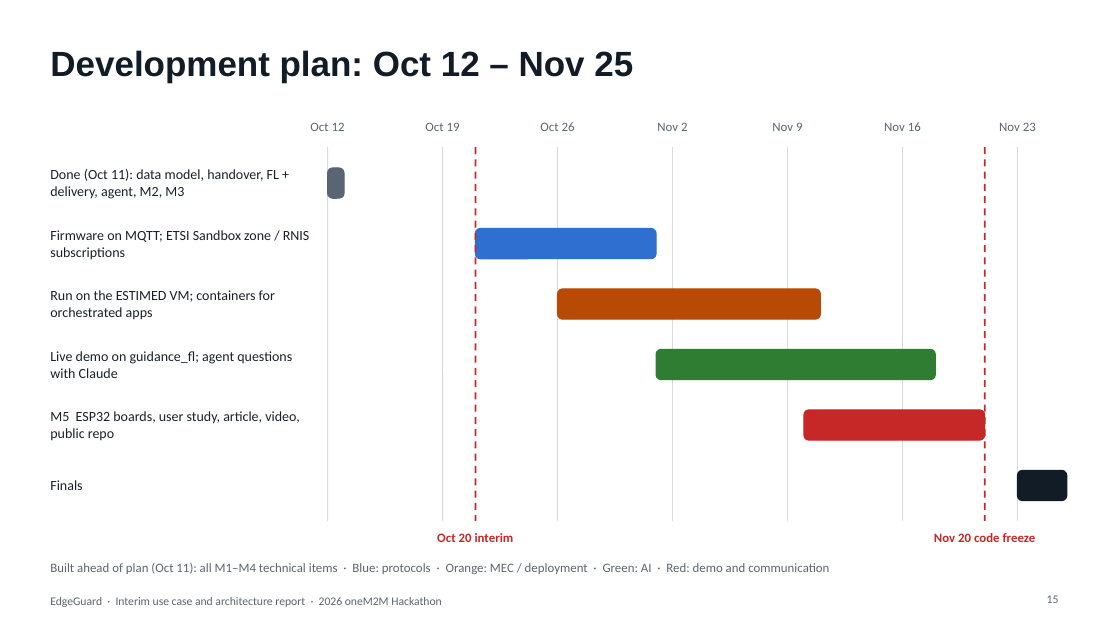
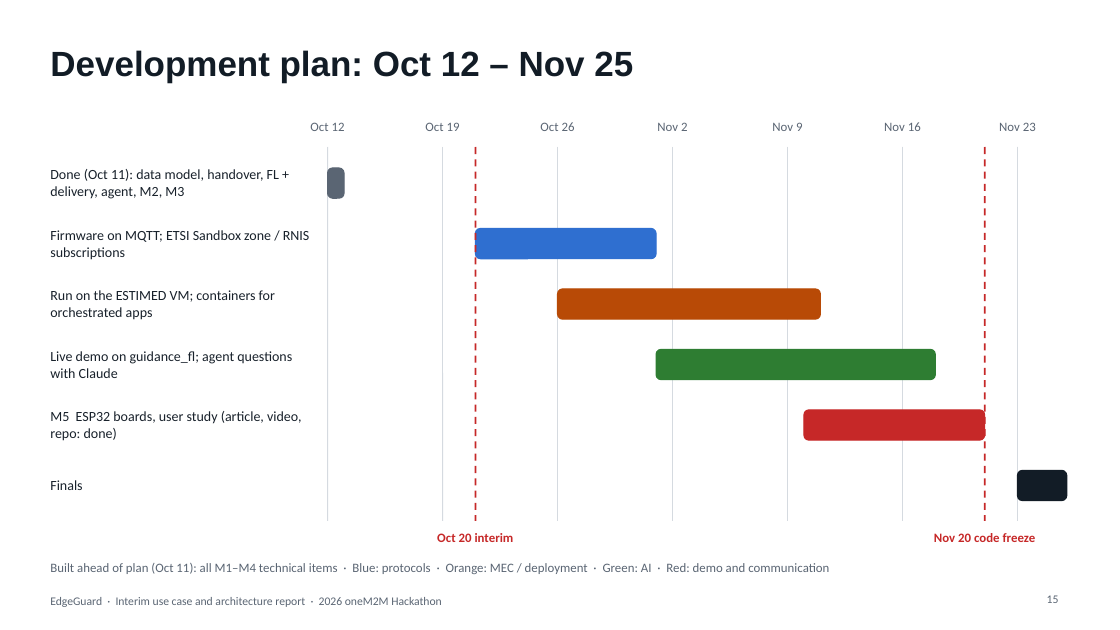
Before and after one commit to ljw22112/Edgeguard, a slide deck: slide 15 of docs/submissions/EdgeGuard_Interim_Report.pptx. Drawn at 1120x630 pixels with LibreOffice and Linux fonts; fonts in the diff are those of the drawing. Boxes give left, top, right and bottom in pixels: in the first picture for what was removed or moved away, otherwise in the second. Text is boxed around its words. In the diff, an @@ line names an element or a change of style, - is before the commit and + after.

```diff
--- a/docs/submissions/EdgeGuard_Interim_Report.pptx
+++ b/docs/submissions/EdgeGuard_Interim_Report.pptx
@@ text at [50,411,301,441]: text changed @@
-M5 ESP32 boards, user study, article, video, public repo
+M5 ESP32 boards, user study (article, video, repo: done)
```
Also in this commit, not shown: 4 other slides changed.
